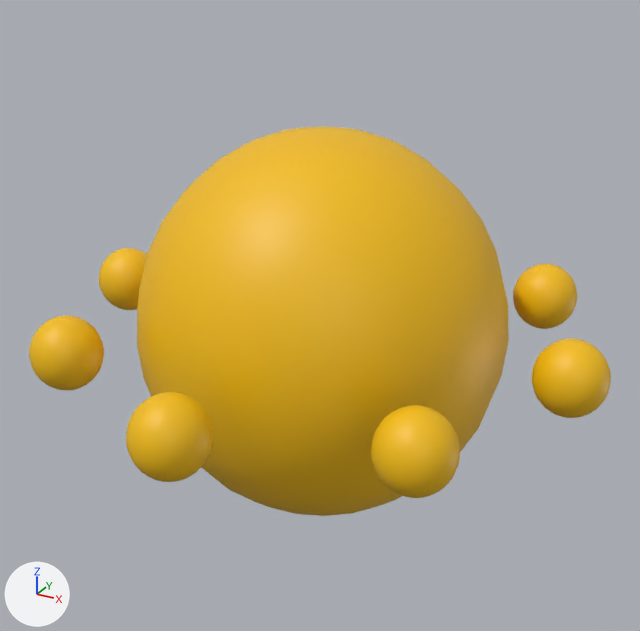
The glTF model public/models/Sun.glb as it was, and as the next commit left it.
Camera for both pictures: a camera (50 mm lens) standing at (0.198, -0.362, 0.185) and looking at (-0.002, 0.001, 0.003). The axes (+X, +Y, +Z) are drawn at lower left. The lights are the same throughout. The older version comes first.
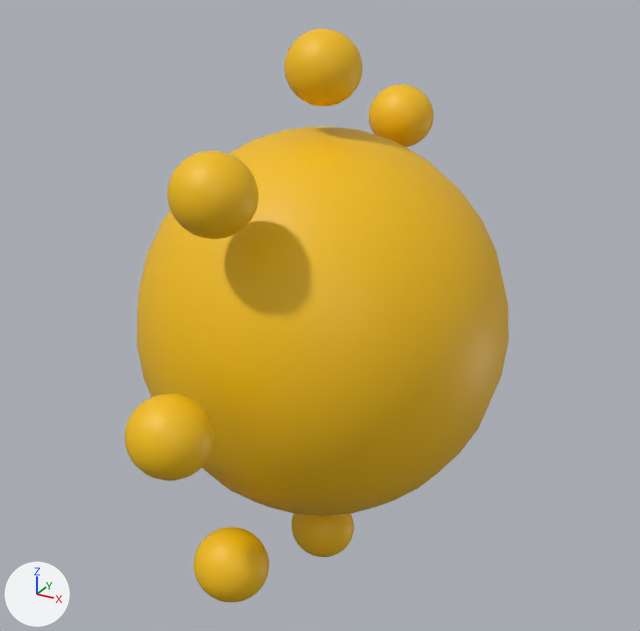
Location of each change, [x1, y1, x2, y2] in pixels of the pictures (640 x 631 px):
'Sphere.008', moved, turned
    before: [371, 405, 460, 498]
    after: [194, 527, 269, 602]
'Sphere.005', moved, turned
    before: [29, 315, 104, 391]
    after: [167, 151, 259, 239]
'Sphere.002', moved, turned
    before: [532, 338, 611, 418]
    after: [292, 513, 354, 557]
'Sphere.001', moved, turned
    before: [99, 248, 147, 310]
    after: [284, 29, 363, 106]
'Sphere.004', turned
    before: [126, 392, 213, 482]
    after: [125, 394, 215, 481]
'Sphere.006', moved, turned (not visible afterwards)
    before: [513, 264, 577, 329]
'Sphere.007', moved (not visible before)
    after: [369, 85, 434, 147]

Edits to the bpy script that builds the scene:
```text
Change ob_sphere_001:
    ob_sphere_001.location: (-0.1256, 0.0, 0.0) -> (0.0003, 0.0, 0.126)
    ob_sphere_001.rotation_euler: (0.0, 0.0, 0.0) -> (0.0, 1.571, 0.0)  # degrees (0, 0, 0) -> degrees (0, 90, 0)
Change ob_sphere_002:
    ob_sphere_002.location: (0.1263, 0.0, 0.0) -> (0.0003, 0.0, -0.126)
    ob_sphere_002.rotation_euler: (0.0, 0.0, 0.0) -> (0.0, 1.571, 0.0)  # degrees (0, 0, 0) -> degrees (0, 90, 0)
Change ob_sphere_004:
    ob_sphere_004.rotation_euler: (0.0, 0.0, -1.571) -> (-1.571, 0.0, -1.571)  # degrees (0, 0, -90) -> degrees (-90, 0, -90)
Change ob_sphere_005:
    ob_sphere_005.location: (-0.0887, -0.0891, 0.0) -> (0.0003, -0.0891, 0.0891)
    ob_sphere_005.rotation_euler: (0.0, 0.0, 0.785) -> (1.571, 0.785, 1.571)  # degrees (0, 0, 45) -> degrees (90, 45, 90)
Change ob_sphere_006:
    ob_sphere_006.location: (0.0894, 0.0891, 0.0) -> (0.0003, 0.0891, -0.0891)
    ob_sphere_006.rotation_euler: (0.0, 0.0, 0.785) -> (1.571, 0.785, 1.571)  # degrees (0, 0, 45) -> degrees (90, 45, 90)
Change ob_sphere_007:
    ob_sphere_007.location: (-0.0887, 0.0891, 0.0) -> (0.0003, 0.0891, 0.0891)
Change ob_sphere_008:
    ob_sphere_008.location: (0.0894, -0.0891, 0.0) -> (0.0003, -0.0891, -0.0891)
    ob_sphere_008.rotation_euler: (0.0, 0.0, -0.785) -> (-1.571, 0.785, -1.571)  # degrees (0, 0, -45) -> degrees (-90, 45, -90)
```
